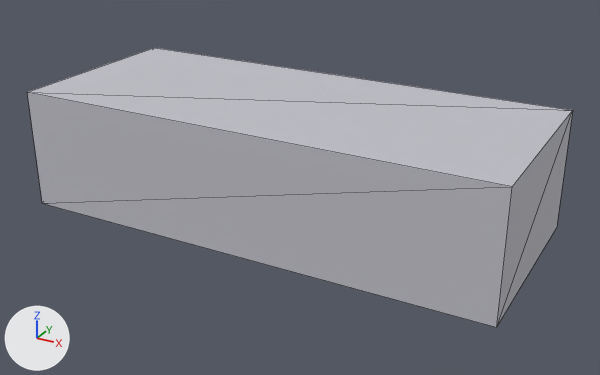
An edit to the glTF model public/engine-parts/mvp/v3-part-water-traeger-01.glb, drawn before and after from the same camera.
Rendered twice from a 50 mm camera at (0.93, -1.647, 0.754) aimed at (0.032, -0.014, -0.062). The lights are fixed; the arrows at lower left show +X, +Y and +Z. The older version comes first. Mesh edges are drawn as thin lines.

Before the edit, the objects in view are built like this:
```python
mat_water_traeger_01_meshmat = principled_material('water_traeger_01_meshMat')
mat_water_traeger_01_meshmat.base_color = (0.55, 0.55, 0.6)  # light grey #c4c4cb
mat_water_traeger_01_meshmat.metallic = 0.1
mat_water_traeger_01_meshmat.roughness = 0.85
me_water_traeger_01_mesh = bpy.data.meshes.new('water_traeger_01_mesh')
me_water_traeger_01_mesh.from_pydata(...)  # a box spanning x -0.6..0.6, y -0.25..0.25, z -0.15..0.15
me_water_traeger_01_mesh.materials.append(mat_water_traeger_01_meshmat)  # light grey #c4c4cb
ob_water_traeger_01 = bpy.data.objects.new('water_traeger_01', me_water_traeger_01_mesh)
ob_water_traeger_01.location = (0.0, 0.0, 0.0)
```
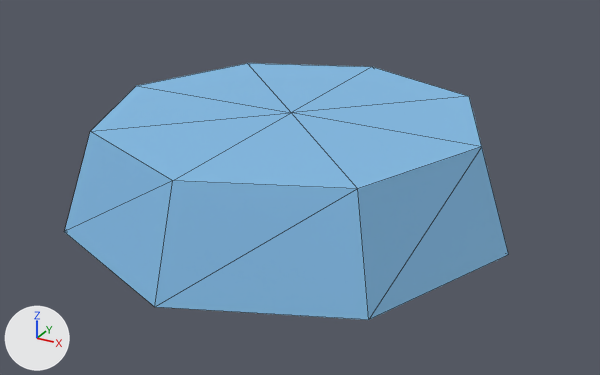
Edits to the bpy script that builds the scene:
```text
Change mat_water_traeger_01_meshmat:
    mat_water_traeger_01_meshmat.base_color: (0.55, 0.55, 0.6) -> (0.25, 0.55, 0.85)  # light grey #c4c4cb -> blue #89c4ed
Change me_water_traeger_01_mesh:
    used by ob_water_traeger_01; location = (0.0, 0.0, 0.0)
    remove me_water_traeger_01_mesh.from_pydata(...)  # 8 vertices, 12 faces; spans x -0.6..0.6, y -0.25..0.25, z -0.15..0.15
    add me_water_traeger_01_mesh.from_pydata(...)  # 18 vertices, 32 faces; spans x -0.55..0.55, y -0.55..0.55, z -0.12..0.12
    me_water_traeger_01_mesh part 1: the whole mesh is rebuilt
```

Location of each change, [x1, y1, x2, y2] in pixels of the pictures (600 x 375 px):
'water_traeger_01', recoloured, reshaped (18% narrower, 8% shorter): before [27, 48, 573, 327]; after [64, 63, 509, 320]
